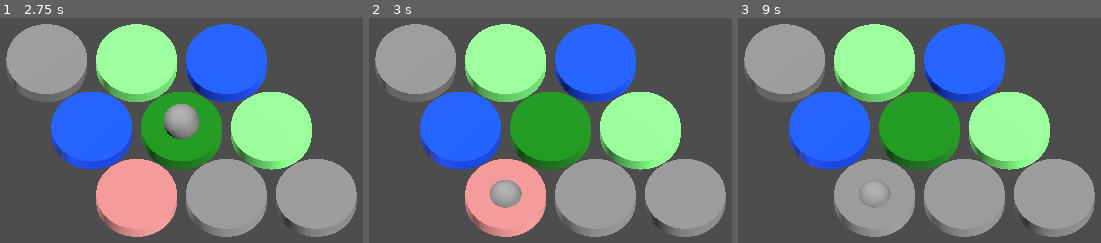
Above: before the commit, frames 1-3 (left to right).
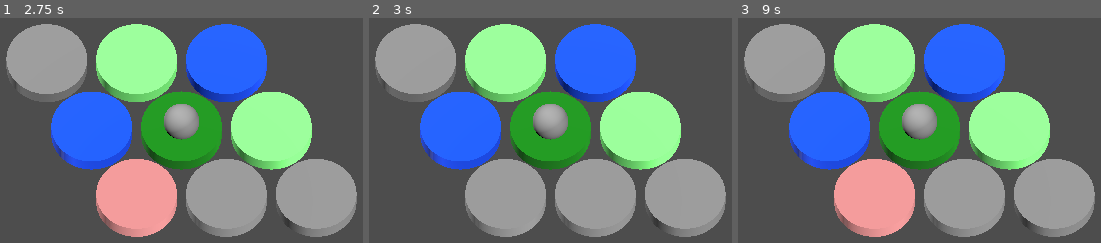
Above: after the commit, the same moments.

Repository: speezepearson/cohabitive-map
Game: Godot game, scene res://play.tscn
The game is run twice, just before and just after one commit, with the same random seed, the same clock (stepped at 60 frames per second) and the same inputs. The project has no main scene, so this scene is started directly.
Inputs (mouse positions are in pixels of both pictures, inside the frame that each line leads up to):
- Up to frame 1 (2.75 s): tap Enter at 0.5, 2 s; move the mouse to (355, 96) at 0.52 s; hold , (downright) 0.53-1.28 s; click (355, 96) at 0.67 s; tap Space at 1.25 s; move the mouse to (21, 141) at 1.27 s; hold M (downleft) 1.28-2.03 s; click (21, 141) at 1.42 s; move the mouse to (261, 20) at 2.02 s; hold , (downright) from 2.03 s (still down); click (261, 20) at 2.17 s
- Up to frame 2 (3 s): tap Space at 2.75 s; move the mouse to (510, 209) at 2.77 s; release , (downright) at 2.78 s; hold I (upleft) from 2.78 s (still down); click (510, 209) at 2.92 s
- Up to frame 3 (9 s): tap Enter at 3.5 s; move the mouse to (outside the picture) at 3.52 s; release I (upleft) at 3.53 s; hold M (downleft) 3.53-5.78 s; click (outside the picture) at 3.67 s; tap Space at 4.25 s; move the mouse to (outside the picture) at 4.27 s; click (outside the picture) at 4.42 s; move the mouse to (959, 119) at 5.02 s; click (959, 119) at 5.17 s; move the mouse to (outside the picture) at 5.77 s; hold , (downright) 5.78-6.53 s; click (outside the picture) at 5.92 s; move the mouse to (1093, 96) at 6.52 s; hold I (upleft) 6.53-7.28 s; click (1093, 96) at 6.67 s; move the mouse to (759, 141) at 7.27 s; hold , (downright) 7.28-8.03 s; click (759, 141) at 7.42 s; move the mouse to (999, 20) at 8.02 s; hold M (downleft) from 8.03 s (still down); click (999, 20) at 8.17 s; move the mouse to (879, 209) at 8.77 s; click (879, 209) at 8.92 s

Frame 1 is identical in both runs. In frame 2, 6.6% of the frame differs, in the area x 26-55%, y 38-98%; in frame 3, 7.5%.

Commit message:
add right clicking to move

Diff:
--- a/SphereThing.gd
+++ b/SphereThing.gd
@@ -2,6 +2,7 @@
 class_name Disk
 
 signal Clicked
+signal RightClicked
 
 @export var cell_type: Cell.Type
 var material: Material
@@ -35,3 +36,5 @@
 	if event is InputEventMouseButton:
 		if event.button_index == MOUSE_BUTTON_LEFT and event.pressed:
 			Clicked.emit()
+		if event.button_index == MOUSE_BUTTON_RIGHT and event.pressed:
+			RightClicked.emit()
--- a/play.gd
+++ b/play.gd
@@ -18,6 +18,7 @@
 			var ij = Vector2i(i,j)
 			var instance = DISK_SCENE.instantiate() as Disk
 			instance.Clicked.connect(_on_disk_clicked.bind(instance))
+			instance.RightClicked.connect(_on_disk_rightclicked.bind(instance))
 			add_disk(ij, instance)
 
 	get_player().transform.origin = Hex.ij2xyz(Vector2i.ZERO) + Vector3(0,0.2,0)
@@ -67,8 +68,10 @@
 
 func _on_disk_clicked(disk: Disk):
 	var disk_posn = disk_posns[disk]
-	if player_ij == disk_posn:
+	if player_ij == disk_posn or Hex.get_adjacency_direction(player_ij, disk_posns[disk]) != Vector2i.ZERO:
 		disk.flip_type()
-	var dir = Hex.get_adjacency_direction(player_ij, disk_posn)
+
+func _on_disk_rightclicked(disk: Disk):
+	var dir = Hex.get_adjacency_direction(player_ij, disk_posns[disk])
 	if dir != Vector2i.ZERO:
 		move_player(dir)
